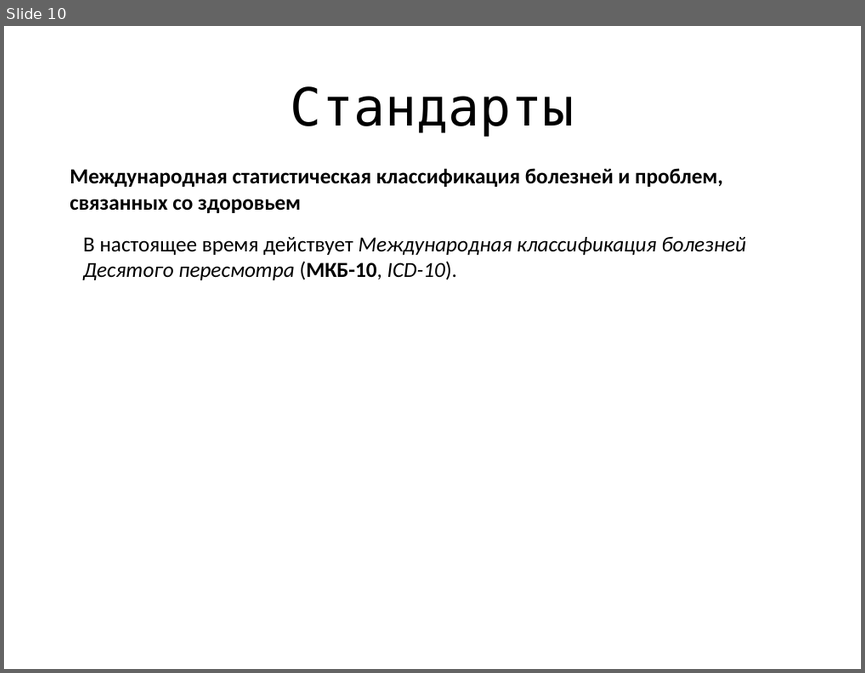
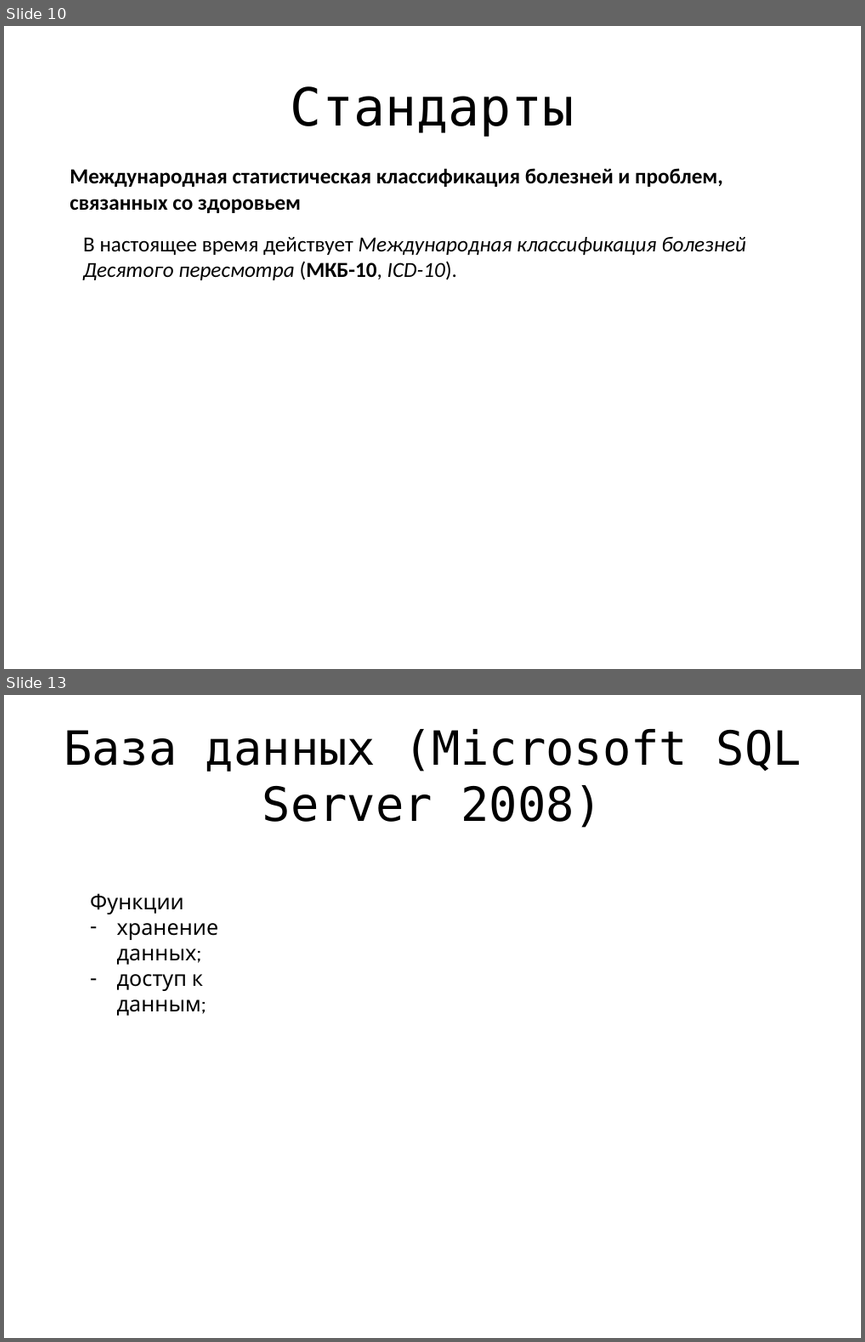
Before and after one commit to jpedraza/Health, a slide deck: Presentation/main.pptx. Shown one above the other, each under a label of ours: slide 10 before the commit, slides 10 and 13 after it; the slides between them are not shown. The pictures are 865x673 and 865x1342 pixels, drawn with LibreOffice and Linux fonts; fonts in the diff are those of the drawing. Boxes give left, top, right and bottom in pixels: in the first picture for what was removed or moved away, otherwise in the second. Text is boxed around its words. In the diff, an @@ line names an element or a change of style, - is before the commit and + after.

```diff
--- a/Presentation/main.pptx
+++ b/Presentation/main.pptx
@@ slide 13 added at [4, 695, 861, 1338], background #FFFFFF @@
@@ title added at [64, 729, 801, 828], 39.6 pt, text #000000 @@
+База данных (Microsoft SQL Server 2008)
@@ text added at [90, 893, 219, 1015], 18 pt, text #000000 @@
+Функции
+– хранение данных;
+– доступ к данным;
```
Also in this commit, not shown: 3 slides changed, 11 other slides added, 1 slide removed.
